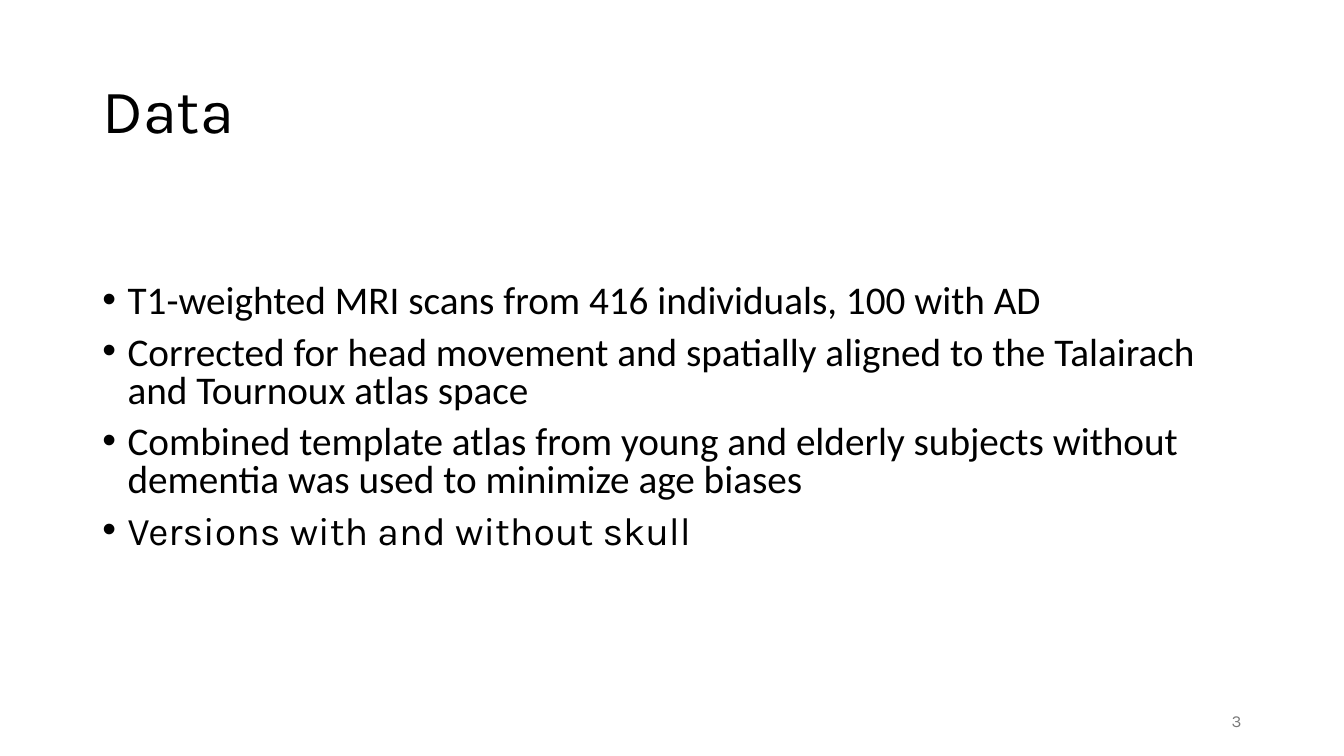
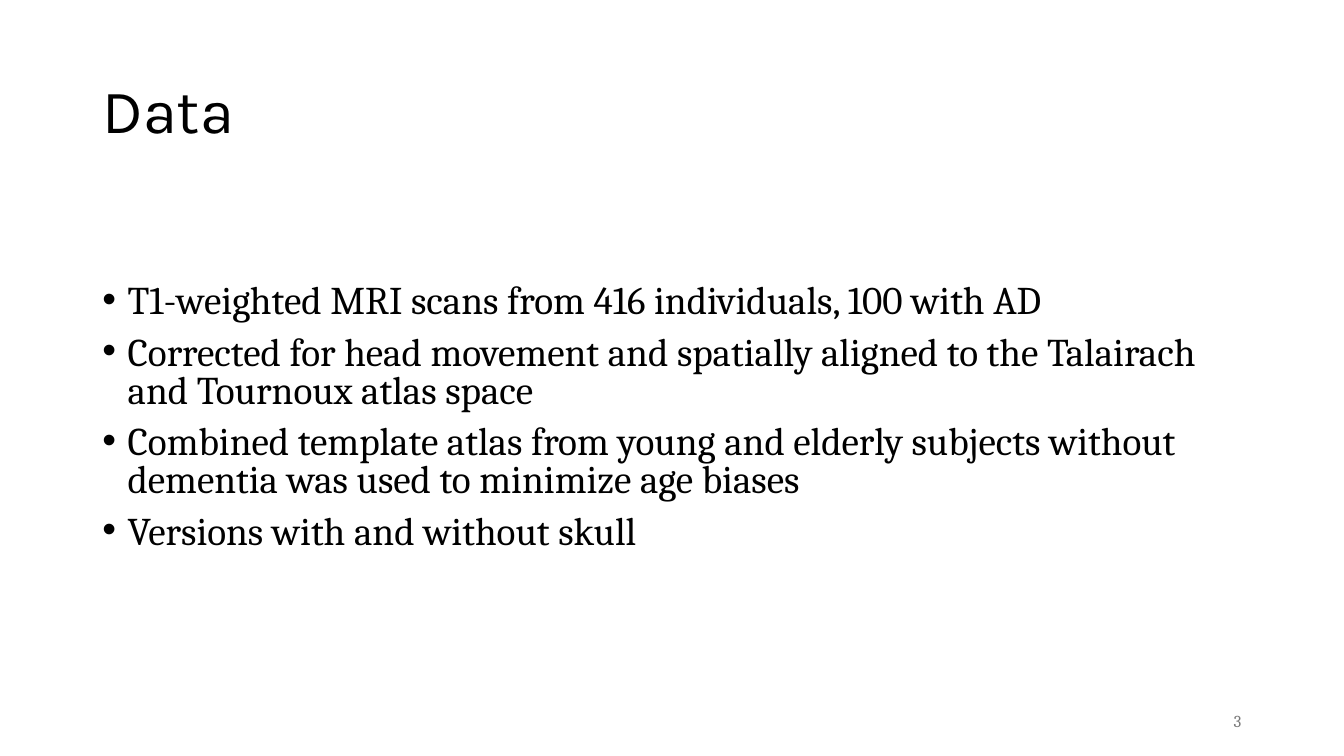
Before and after one commit to HenriSmidt/Alzheimer_Detection, a slide deck: slide 3 of Presentation.pptx. Drawn at 1344x756 pixels with LibreOffice and Linux fonts; fonts in the diff are those of the drawing. Boxes give left, top, right and bottom in pixels: in the first picture for what was removed or moved away, otherwise in the second. Text is boxed around its words. In the diff, an @@ line names an element or a change of style, - is before the commit and + after.

```diff
--- a/Presentation.pptx
+++ b/Presentation.pptx
@@ text "T1-weighted MRI scans from 416 ..." at [128,286,1195,546]: font Calibri to Cambria in "T1-weighted MRI scans from 416 individuals, 100 ...", "Corrected for head movement and spatially aligned ...", "Combined template atlas from young and elderly ..."; font Karla to Cambria in "Versions with and without skull" @@
@@ page number at [1234,716,1242,727]: font Karla to Cambria @@
```
Also in this commit, not shown: 10 other slides changed, 6 slides added, 2 slides removed, 2 other files.
